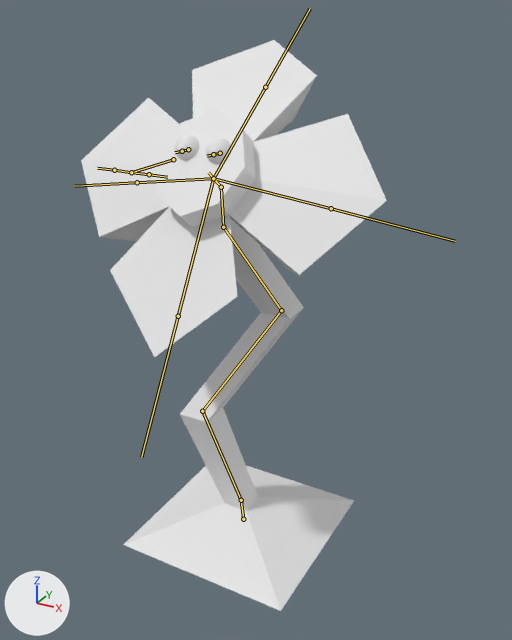
Two versions of the FBX model Assets/Models/Sonnenblume.fbx, one commit apart.
One viewpoint serves both versions: a camera (50 mm lens) standing at (11.5, -19.9, 19.0) and looking at (0.1, 0.8, 8.6). Lighting does not change. The marker at lower left points along +X, +Y and +Z. The bones that bend it are drawn over the model as lines.

Objects in the first picture: 'Plant'.
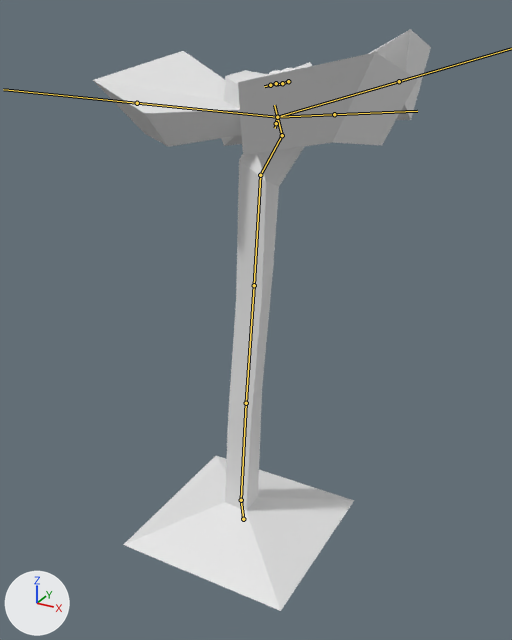
The newer file adds an action. The first version stands in its rest pose; the second is drawn at frame 11 of the action 'SUN'.

What the commit changed:
Bone 'root1' (bone_root1) turns from (0, 0, 0) to (-12, -3, -17) degrees about its own x, y and z.
Bone 'root2' (bone_root2) turns from (0, 0, 0) to (43, 14, -33) degrees about its own x, y and z.
Bone 'root3' (bone_root3) turns from (0, 0, 0) to (50, 21, -41) degrees about its own x, y and z.
Bone 'root4' (bone_root4) turns from (0, 0, 0) to (-18, -47, 23) degrees about its own x, y and z.
Bone 'eyeball.l' (bone_eyeball_l) turns from (0, 0, 0) to (-16, -138, -49) degrees about its own x, y and z.
Bone 'eyeball.r' (bone_eyeball_r) turns from (0, 0, 0) to (-15, -138, -51) degrees about its own x, y and z.
Bone 'leaf.right' (bone_leaf_right) turns from (0, 0, 0) to (19, 14, 0) degrees about its own x, y and z.
Bone 'leaf.left' (bone_leaf_left) turns from (0, 0, 0) to (14, -19, -16) degrees about its own x, y and z.
Bone 'leaf.bottom' (bone_leaf_bottom) turns from (0, 0, 0) to (-28, -14, 37) degrees about its own x, y and z.
Bone 'leave.top' (bone_leave_top) turns from (0, 0, 0) to (15, -15, -4) degrees about its own x, y and z.

Where the change shows, as pixel boxes [x1, y1, x2, y2] in the pictures (512 x 640 px):
'Plant', posed (10% wider)
    before: [81, 40, 387, 611]
    after: [93, 29, 431, 611]
bone 'root1', root to tip
    before: (241, 500) to (202, 411)
    after: (241, 500) to (246, 403)
bone 'root2', root to tip
    before: (202, 411) to (281, 310)
    after: (246, 403) to (254, 285)
bone 'root3', root to tip
    before: (281, 310) to (223, 227)
    after: (254, 285) to (260, 175)
bone 'root4', root to tip
    before: (223, 227) to (221, 187)
    after: (260, 175) to (282, 135)
bone 'eyeball.l', root to tip
    before: (220, 153) to (213, 154)
    after: (288, 81) to (282, 83)
bone 'eyeball.r', root to tip
    before: (188, 149) to (182, 151)
    after: (276, 83) to (270, 85)
bone 'leaf.right', root to tip
    before: (213, 178) to (137, 182)
    after: (277, 117) to (276, 123)
bone 'leaf.left', root to tip
    before: (213, 178) to (331, 208)
    after: (277, 117) to (334, 114)
bone 'leaf.bottom', root to tip
    before: (213, 178) to (178, 316)
    after: (277, 117) to (137, 103)
bone 'leave.top', root to tip
    before: (213, 178) to (265, 87)
    after: (277, 117) to (399, 81)
